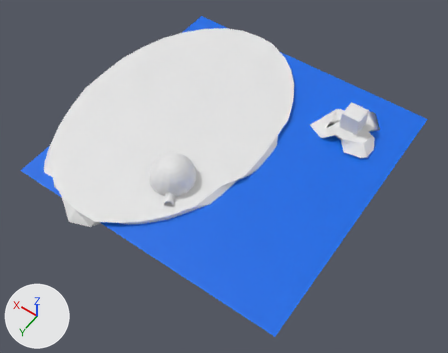
The Blender file public/scene.blend, before and after one commit.
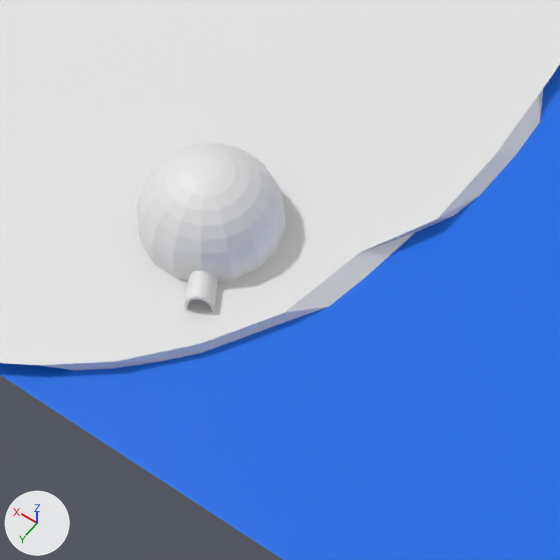
Old and new are each drawn whole from a 50 mm lens placed at (-238.3, 345.7, 482.8), pointed at (-12.0, 29.0, -15.0) and again close up on the part from 23% to 63% of the width and 30% to 81% of the height. Arrows for +X, +Y and +Z are at lower left; the lights stay in place.
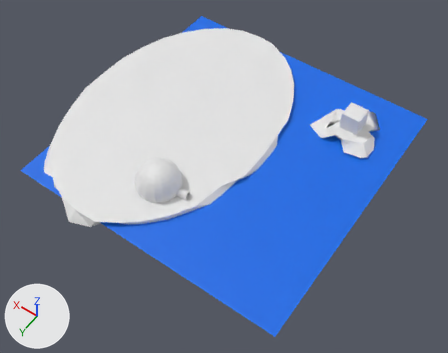
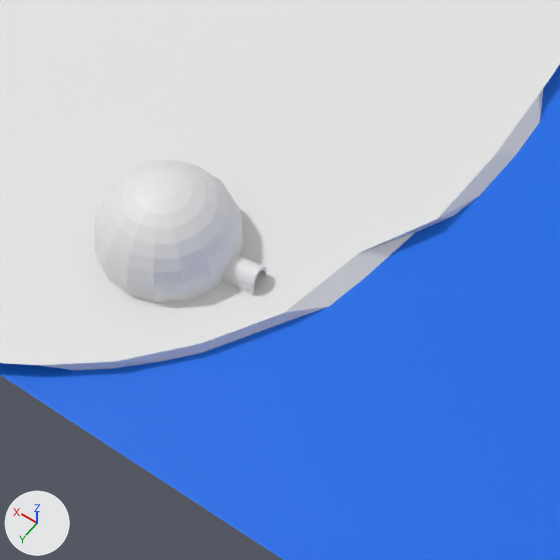
Location of each change, (x1, y1, x2, y2) in pixels of the close-ups (560 x 560 px):
'Sphere', moved: before (137, 143, 285, 283); after (94, 160, 243, 303)
'Cylinder.001', moved, turned: before (184, 271, 218, 311); after (222, 254, 267, 295)

Edits to the bpy script that builds the scene:
```text
Change ob_cylinder_001:
    ob_cylinder_001.location: (3.9, 95.4, 5.8) -> (-2.3, 82.4, 5.8)
    ob_cylinder_001.rotation_euler: (-2.124, 1.571, 0.0) -> (-3.258, 1.571, 0.0)  # degrees (-122, 90, 0) -> degrees (-187, 90, 0)
Change ob_sphere:
    ob_sphere.location: (18.1, 72.6, 9.2) -> (24.3, 85.6, 9.2)
```
